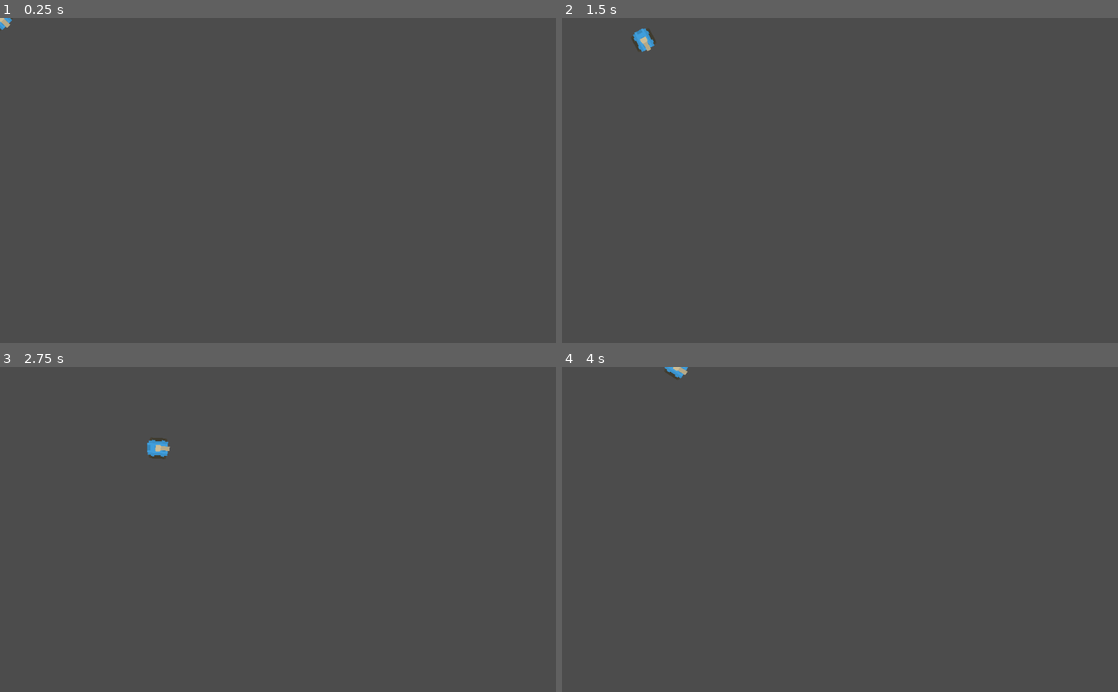
Above: before the commit, frames 1-4 (two rows, left to right).
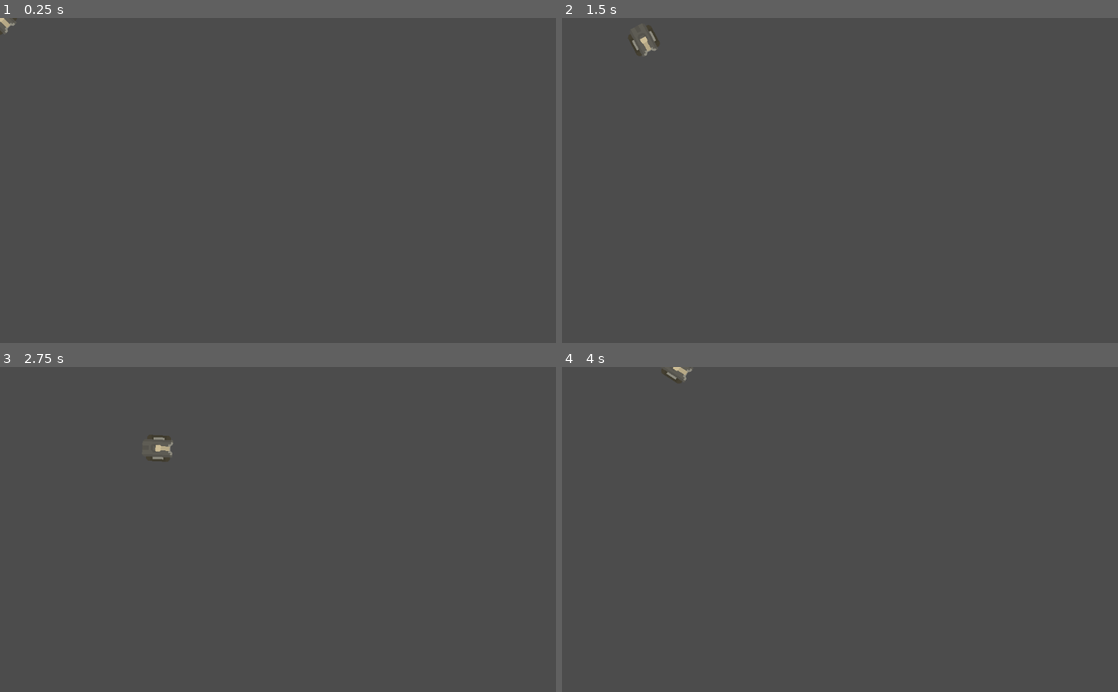
Above: after the commit, the same moments.

Repository: hadougamer/udemy-godot
Game: Godot game, scene res://scenes/tank.tscn
Same seed, same stepped clock (60 frames per second), same inputs: the game is played once before the commit and once after it.
Inputs (mouse positions are in pixels of both pictures, inside the frame that each line leads up to):
- Up to frame 1 (0.25 s): no input
- Up to frame 2 (1.5 s): tap Enter at 0.5 s; move the mouse to (962, 164) at 0.52 s; hold Right (ui_right) 0.53-1.28 s; move the mouse to (728, 196) at 1.27 s; hold Down (ui_down) from 1.28 s (still down)
- Up to frame 3 (2.75 s): move the mouse to (333, 458) at 2.02 s; release Down (ui_down) at 2.03 s; hold Right (ui_right) from 2.03 s (still down)
- Up to frame 4 (4 s): move the mouse to (812, 594) at 2.77 s; release Right (ui_right) at 2.78 s; hold Up (ui_up) 2.78-3.53 s; move the mouse to (1006, 578) at 3.52 s; hold Left (ui_left) from 3.53 s (still down)

The runs differ from the first frame. In frame 1, less than 0.1% of the frame differs, in the area x 0-3%, y 0-6%; in frame 2, 0.3%, in the area x 12-18%, y 2-12%; in frame 3, 0.3%; in frame 4, 0.1%.

Commit message:
exporting (script) variables

Diff:
--- a/Rouge Tank/scenes/test.tscn
+++ b/Rouge Tank/scenes/test.tscn
@@ -6,3 +6,8 @@
 
 [node name="tank" parent="." instance=ExtResource( 1 )]
 position = Vector2( 440.982, 326.264 )
+
+[node name="tank2" parent="." instance=ExtResource( 1 )]
+position = Vector2( 373.719, 420.412 )
+body = 1
+barrel = 2
--- a/Rouge Tank/scripts/tank.gd
+++ b/Rouge Tank/scripts/tank.gd
@@ -4,6 +4,10 @@
 
 # Loads scene from library
 var pre_bullet=preload("res://scenes/bullet.tscn")
+
+# Export variables are avaiable outside this object
+export(int, "bigRed", "blue", "dark", "darkLarge", "huge", "red", "sand") var body   = 3
+export var barrel = 4
 
 # Tank skin list
 var bodies = [
@@ -28,8 +32,8 @@
 ]
 
 func _ready():
-	$Sprite.texture = load(bodies[1])
-	$"barrel/sprite".texture = load(barrels[4])
+	$Sprite.texture = load(bodies[ body ])
+	$"barrel/sprite".texture = load(barrels[ barrel ])
 
 	pass
 
